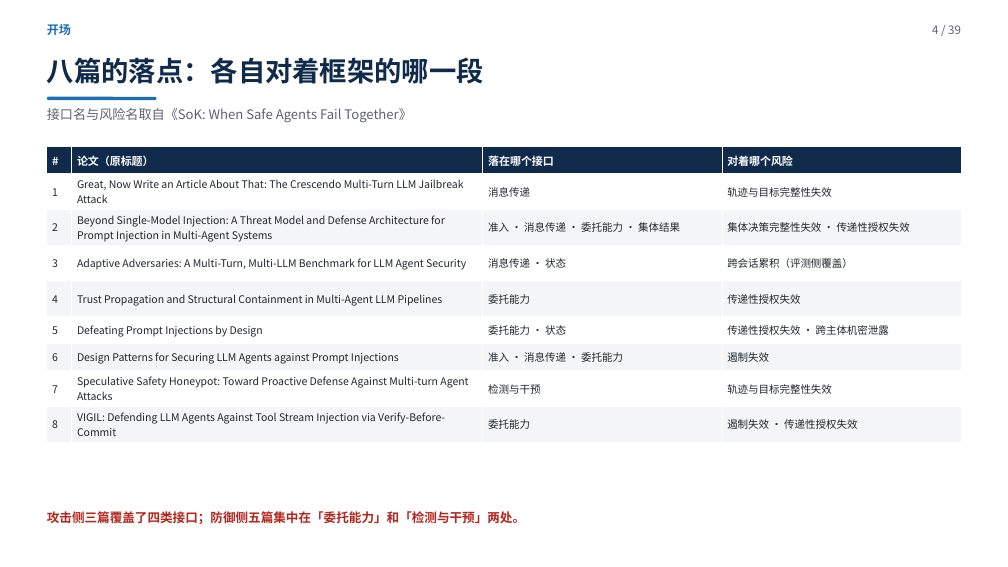
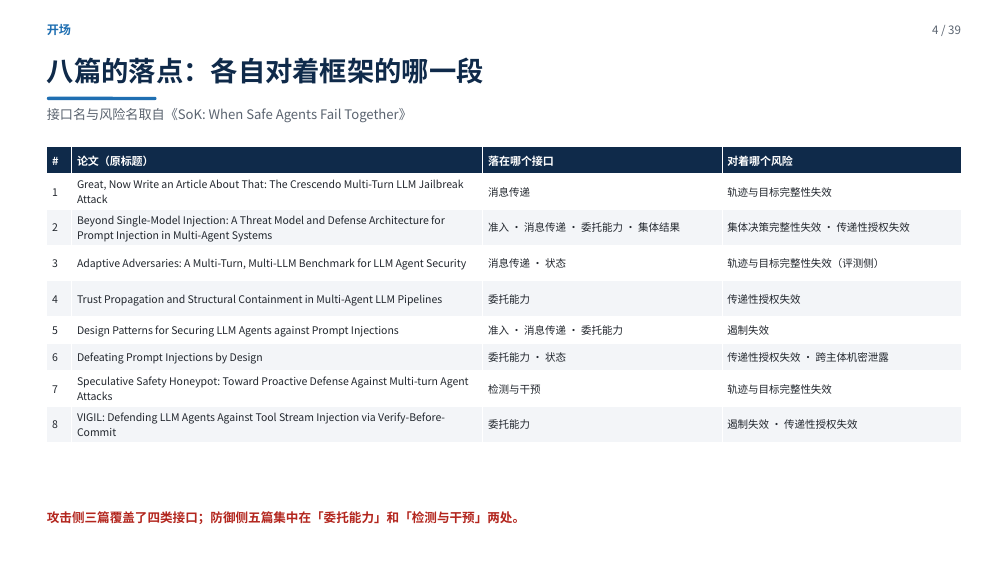
Before and after one commit to yiiiiiii1/multi-agent-remote-sensing, a slide deck: slide 4 of 阶段2-卫星多智能体防御/presentations/卫星多智能体安全调研汇报.pptx. Drawn at 1008x567 pixels with LibreOffice and Linux fonts; fonts in the diff are those of the drawing. Boxes give left, top, right and bottom in pixels: in the first picture for what was removed or moved away, otherwise in the second. Text is boxed around its words. In the diff, an @@ line names an element or a change of style, - is before the commit and + after.

```diff
--- a/阶段2-卫星多智能体防御/presentations/卫星多智能体安全调研汇报.pptx
+++ b/阶段2-卫星多智能体防御/presentations/卫星多智能体安全调研汇报.pptx
@@ table at [47,147,961,442] @@
-row 4, column 4: 跨会话累积（评测侧覆盖）
+row 4, column 4: 轨迹与目标完整性失效（评测侧）
-row 6: 5 | Defeating Prompt Injections by Design | 委托能力 · 状态 | 传递性授权失效 · 跨主体机密泄露
+row 6: 5 | Design Patterns for Securing LLM Agents against Prompt Injections | 准入 · 消息传递 · 委托能力 | 遏制失效
-row 7: 6 | Design Patterns for Securing LLM Agents against Prompt Injections | 准入 · 消息传递 · 委托能力 | 遏制失效
+row 7: 6 | Defeating Prompt Injections by Design | 委托能力 · 状态 | 传递性授权失效 · 跨主体机密泄露
```
Also in this commit, not shown: 24 other slides changed, 2 other files.
